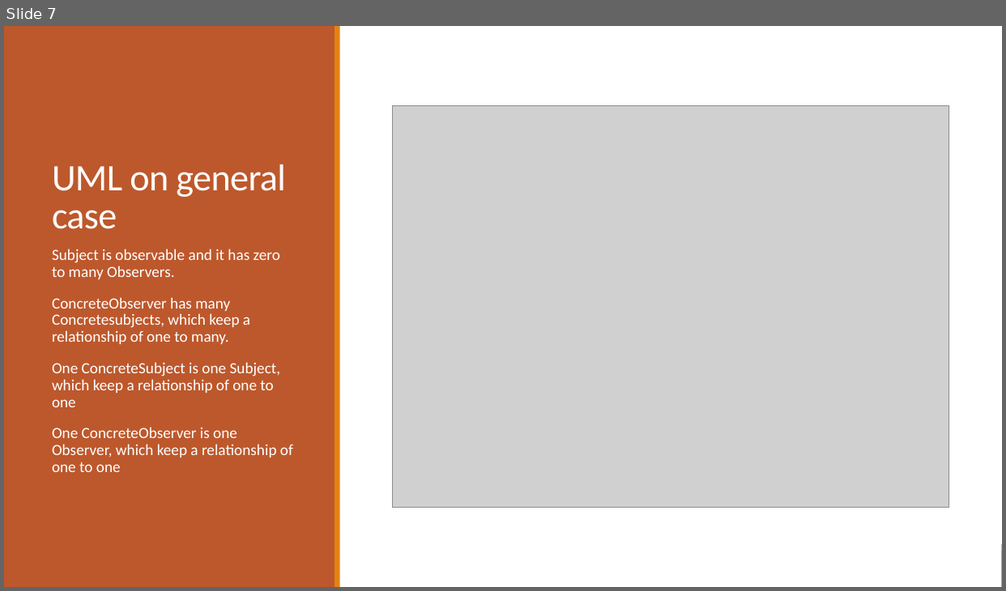
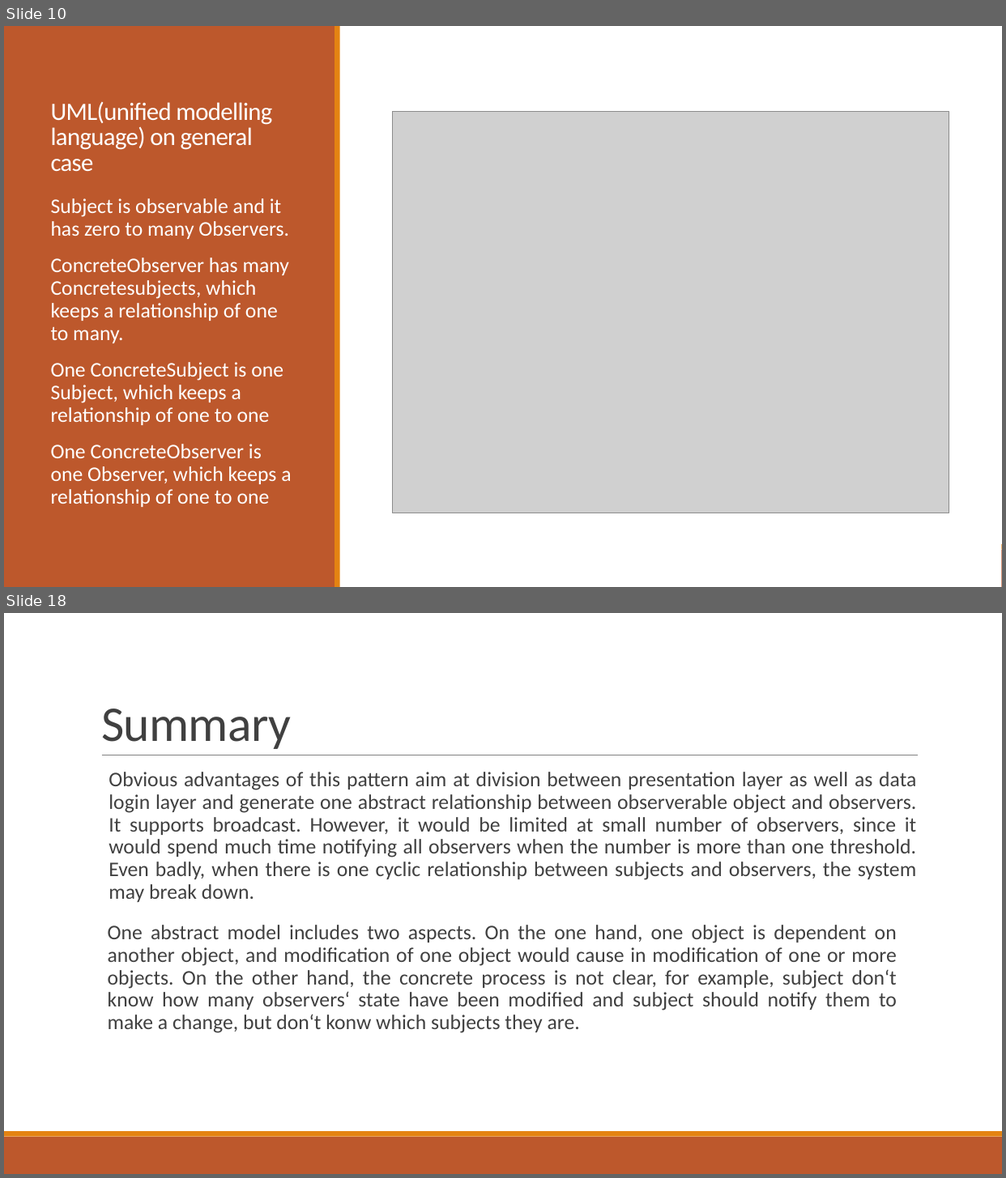
Before and after one commit to yukun093/observerPattern, a slide deck: observerPattern.pptx. Shown one above the other, each under a label of ours: slide 7 before the commit, slides 10 and 18 after it; the slides between them are not shown. The pictures are 1006x591 and 1006x1178 pixels, drawn with LibreOffice and Linux fonts; fonts in the diff are those of the drawing; grey boxes stand for pictures. Boxes give left, top, right and bottom in pixels: in the first picture for what was removed or moved away, otherwise in the second. Text is boxed around its words. In the diff, an @@ line names an element or a change of style, - is before the commit and + after.

```diff
--- a/observerPattern.pptx
+++ b/observerPattern.pptx
@@ slide 18 added at box(4, 613, 1002, 1174), background #FFFFFF; not listed: 2 template elements that a slide beside it also shows @@
@@ title added at box(101, 709, 291, 749), 48 pt, text #404040 @@
+Summary
@@ line added from (102, 756) to (918, 756), #808080 0.5 pt @@
@@ text added at box(108, 772, 916, 902), 20 pt, text #404040 @@
+  Obvious advantages of this pattern aim at division between presentation layer as well as data login layer and generate one abstract relationship between observerable object and observers. It supports broadcast. However, it would be limited at small number of observers, since it would spend much time notifying all observers when the number is more than one threshold. Even badly, when there is one cyclic relationship between subjects and observers, the system may break down.
@@ text added at box(108, 925, 897, 1033), 20 pt, text #404040 @@
+  One abstract model includes two aspects. On the one hand, one object is dependent on another object, and modification of one object would cause in modification of one or more objects. On the other hand, the concrete process is not clear, for example, subject don‘t know how many observers‘ state have been modified and subject should notify them to make a change, but don‘t konw which subjects they are.
@@ what was slide 7 is now slide 10 @@
@@ slide 10 changed as well @@
@@ title at box(51, 102, 272, 172): text changed; size 36 to 24 pt @@
-UML on general case
+UML(unified modelling language) on general case
@@ picture: place and size @@
-picture at box(393, 105, 948, 507)
+picture at box(393, 111, 948, 514)
@@ text "Subject is observable and it ...": place and size @@
-text "Subject is observable and it ..." at box(52, 249, 293, 472)
+text "Subject is observable and it ..." at box(51, 199, 291, 507)
@@ text at box(51, 199, 289, 239): size 15 to 20 pt in "Subject is observable and it has zero ..." @@
@@ text at box(51, 258, 291, 507): text changed; size 15 to 20 pt @@
-  ConcreteObserver has many Concretesubjects, which keep a relationship of one to many.
-  One ConcreteSubject is one Subject, which keep a relationship of one to one
-  One ConcreteObserver is one Observer, which keep a relationship of one to one
+  ConcreteObserver has many Concretesubjects, which keeps a relationship of one to many.
+  One ConcreteSubject is one Subject, which keeps a relationship of one to one
+  One ConcreteObserver is one Observer, which keeps a relationship of one to one
```
Also in this commit, not shown: 8 other slides changed, 8 other slides added, 2 slides removed.
